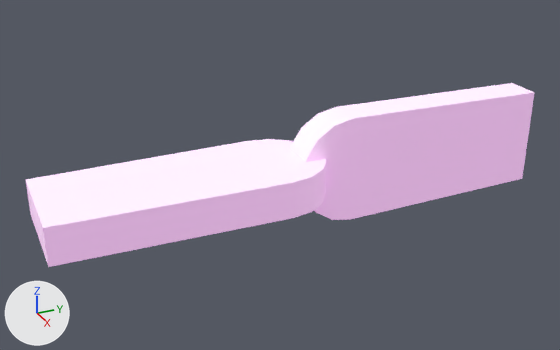
The OBJ model data/joint/joint_universal.obj as it was, and as the next commit left it.
One viewpoint serves both versions: a 50 mm lens placed at (0.716, -0.356, 0.359), pointed at (-0.011, -0.029, -0.005). The lights are fixed; the arrows at lower left show +X, +Y and +Z. Where no turn or scale is listed for an object, it has been applied to the vertices.

The first picture shows 'cylinder1_copy2', 'cylinder1_copy3'.
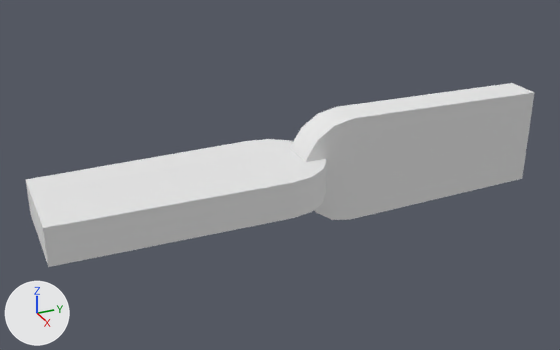
What differs and where, as boxes (x1, y1, x2, y2) in the pictures (560 x 350 px):
'cylinder1_copy3', recoloured: (26, 139, 326, 267) in both
'cylinder1_copy2', recoloured (pink to grey): (290, 83, 535, 220) in both

The change in detail:
Material 'joint' (mat_joint) is new.
Its base color is (0.8, 0.8, 0.8) (white #e7e7e7).
Its roughness is 1.0.
me_cylinder1_copy2 has 24 vertices, 29 faces and spans x -0.021..0.021, y -0.016..0.296, z -0.062..0.062.
me_cylinder1_copy2 no longer uses material mat_joint_universal (picture img_white_png).
me_cylinder1_copy2 now uses material mat_joint (white #e7e7e7).
me_cylinder1_copy3 has 24 vertices, 29 faces and spans x -0.062..0.062, y -0.296..0.016, z -0.021..0.021.
me_cylinder1_copy3 no longer uses material mat_joint_universal (picture img_white_png).
me_cylinder1_copy3 now uses material mat_joint (white #e7e7e7).
